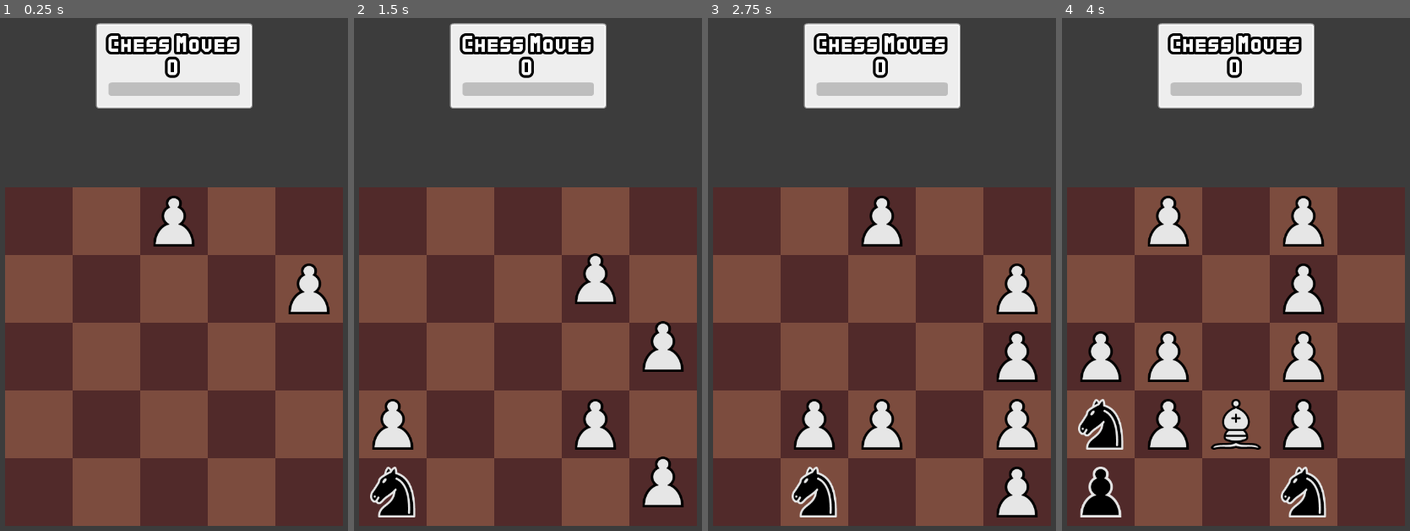
Above: before the commit, frames 1-4 (left to right).
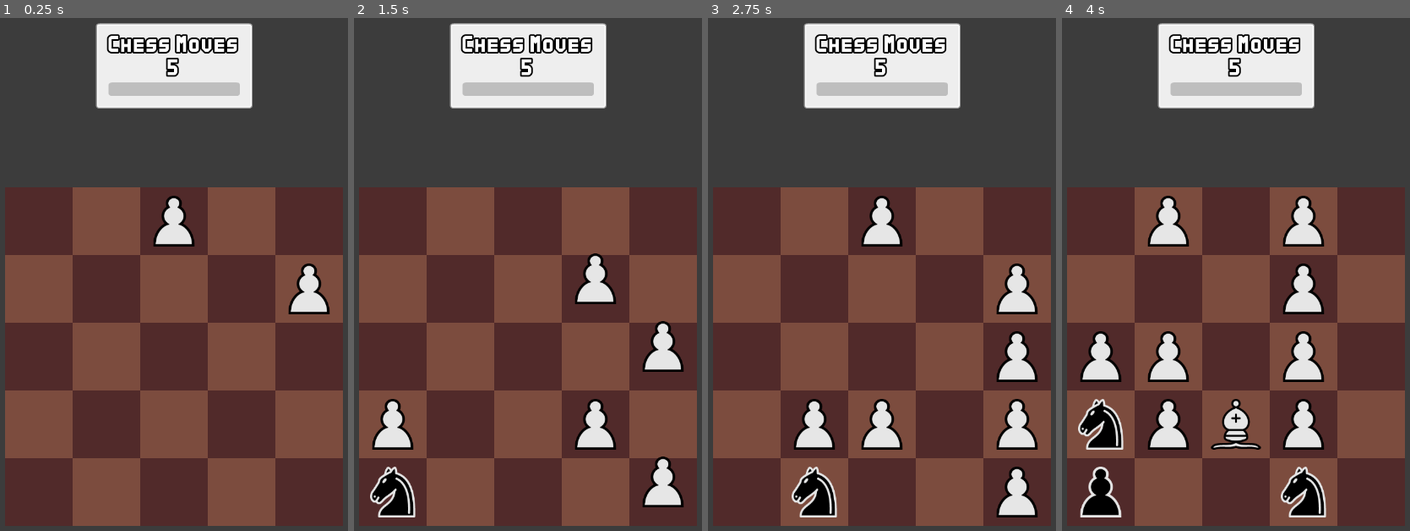
Above: after the commit, the same moments.

Repository: abaker-skudlarek/ChessTiles
Game: Godot game, scene res://Scenes/main.tscn
Two runs of this game, one before a commit and one after it. Both use one fixed random seed, a clock stepped at 60 frames per second and the inputs below. The engine's default icon, where the game draws it, is replaced by a stand-in: a white triangle on a blue panel in a dark square.
Inputs (mouse positions are in pixels of both pictures, inside the frame that each line leads up to):
- Up to frame 1 (0.25 s): no input
- Up to frame 2 (1.5 s): tap Enter at 0.5 s; move the mouse to (611, 320) at 0.52 s; hold Right (slide_move_right) 0.53-1.28 s; click (611, 320) at 0.67 s; tap Space at 1.25 s; move the mouse to (392, 489) at 1.27 s; hold Down (slide_move_down) from 1.28 s (still down); click (392, 489) at 1.42 s
- Up to frame 3 (2.75 s): tap Enter at 2 s; move the mouse to (920, 207) at 2.02 s; release Down (slide_move_down) at 2.03 s; hold Right (slide_move_right) from 2.03 s (still down)
- Up to frame 4 (4 s): tap Space at 2.75 s; move the mouse to (1218, 489) at 2.77 s; release Right (slide_move_right) at 2.78 s; hold Up (slide_move_up) 2.78-3.53 s; click (1218, 489) at 2.92 s; tap Enter at 3.5 s; move the mouse to (1350, 459) at 3.52 s; hold Left (slide_move_left) from 3.53 s (still down)

The runs differ from the first frame. In frame 1, 0.4% of the frame differs, in the area x 30-69%, y 2-12%; in frame 2, 0.4%; in frame 3, 0.4%; in frame 4, 0.4%.

Commit message:
finished animating final scoring $11w

Diff:
--- /dev/null
+++ b/Scenes/UI/end_game_scorer_ui.tscn
@@ -0,0 +1,79 @@
+[gd_scene load_steps=2 format=3 uid="uid://de32mbaaspe1p"]
+
+[ext_resource type="Script" path="res://Scripts/UI/end_game_scorer_ui.gd" id="1_ww5ie"]
+
+[node name="EndGameScorerUI" type="PanelContainer"]
+offset_right = 232.0
+offset_bottom = 171.0
+script = ExtResource("1_ww5ie")
+
+[node name="VBoxContainer" type="VBoxContainer" parent="."]
+layout_mode = 2
+
+[node name="ScoreLabel" type="Label" parent="VBoxContainer"]
+layout_mode = 2
+text = "Score
+"
+horizontal_alignment = 1
+
+[node name="Spacer1" type="Control" parent="VBoxContainer"]
+layout_mode = 2
+size_flags_vertical = 3
+
+[node name="HBoxContainer" type="HBoxContainer" parent="VBoxContainer"]
+layout_mode = 2
+
+[node name="Spacer2" type="Control" parent="VBoxContainer/HBoxContainer"]
+layout_mode = 2
+size_flags_horizontal = 3
+size_flags_vertical = 3
+
+[node name="TotalScoreSignLabel" type="Label" parent="VBoxContainer/HBoxContainer"]
+layout_mode = 2
+theme_override_font_sizes/font_size = 40
+horizontal_alignment = 1
+vertical_alignment = 1
+
+[node name="Spacer6" type="Control" parent="VBoxContainer/HBoxContainer"]
+layout_mode = 2
+size_flags_horizontal = 3
+size_flags_vertical = 3
+size_flags_stretch_ratio = 0.0
+
+[node name="TotalScoreLabel" type="Label" parent="VBoxContainer/HBoxContainer"]
+layout_mode = 2
+theme_override_font_sizes/font_size = 40
+text = "0
+"
+horizontal_alignment = 1
+vertical_alignment = 1
+
+[node name="Spacer3" type="Control" parent="VBoxContainer/HBoxContainer"]
+layout_mode = 2
+size_flags_horizontal = 3
+size_flags_vertical = 3
+
+[node name="DeltaSignLabel" type="Label" parent="VBoxContainer/HBoxContainer"]
+layout_mode = 2
+theme_override_font_sizes/font_size = 40
+text = "+"
+horizontal_alignment = 1
+vertical_alignment = 1
+
+[node name="Spacer4" type="Control" parent="VBoxContainer/HBoxContainer"]
+layout_mode = 2
+size_flags_horizontal = 3
+size_flags_vertical = 3
+size_flags_stretch_ratio = 0.0
+
+[node name="DeltaScoreLabel" type="Label" parent="VBoxContainer/HBoxContainer"]
+layout_mode = 2
+theme_override_font_sizes/font_size = 40
+text = "0"
+horizontal_alignment = 1
+vertical_alignment = 1
+
+[node name="Spacer5" type="Control" parent="VBoxContainer/HBoxContainer"]
+layout_mode = 2
+size_flags_horizontal = 3
+size_flags_vertical = 3
--- a/Scenes/main.tscn
+++ b/Scenes/main.tscn
@@ -1,10 +1,25 @@
-[gd_scene load_steps=3 format=3 uid="uid://d6cphvklilml"]
+[gd_scene load_steps=4 format=3 uid="uid://d6cphvklilml"]
 
 [ext_resource type="PackedScene" uid="uid://mj0ipvmp8igw" path="res://Scenes/UI/hud.tscn" id="1_nm1hi"]
 [ext_resource type="PackedScene" uid="uid://6w14jlhqkap5" path="res://Scenes/Board/board.tscn" id="2_bpxrd"]
+[ext_resource type="PackedScene" uid="uid://de32mbaaspe1p" path="res://Scenes/UI/end_game_scorer_ui.tscn" id="3_xyjwr"]
 
 [node name="Main" type="Node"]
 
 [node name="HUD" parent="." instance=ExtResource("1_nm1hi")]
 
+[node name="EndGameScorerUI" parent="." instance=ExtResource("3_xyjwr")]
+visible = false
+anchors_preset = 8
+anchor_left = 0.5
+anchor_top = 0.5
+anchor_right = 0.5
+anchor_bottom = 0.5
+offset_left = -150.0
+offset_top = 145.0
+offset_right = 150.0
+offset_bottom = 316.0
+grow_horizontal = 2
+grow_vertical = 2
+
 [node name="Board" parent="." instance=ExtResource("2_bpxrd")]
--- a/Scripts/Managers/end_game_scorer.gd
+++ b/Scripts/Managers/end_game_scorer.gd
@@ -31,24 +31,20 @@
 # ------------------------------------------------------------------------------------------------ #
 
 func _score_game(signal_arguments: Dictionary) -> void:
-	print("scoring game")
-
 	var _final_board: Array = signal_arguments.final_board
 
+	# Score each piece on the board
 	for i in _final_board.size():
 		for j: int in _final_board[i].size():
+
+			await get_tree().create_timer(0.2).timeout
+
 			var piece: Node = _final_board[j][i]
+			_total_score += _piece_values[piece.piece_name]
 
-			_total_score += _piece_values[piece.piece_name]
-			print("-------------------")
-			print("piece_name: ", piece.piece_name)
-			print("piece_score: ", _piece_values[piece.piece_name])
-			print("_total_score: ", _total_score)
+			SignalBus.emit_signal("piece_scored", _piece_values[piece.piece_name])
 
-			# Animate the piece that we are scoring
 			await _tween_scoring_piece(piece)
-
-	print("_total score: ", _total_score)
 
 	SignalBus.emit_signal("end_game_score_calculated", _total_score)
 
@@ -57,24 +53,28 @@
 # ------------------------------------------------------------------------------------------------ #
 
 func _tween_scoring_piece(piece: Node) -> void:
-	# TODO: This is probably not the way to do this, but it works. Basically, just setting the Z index super
-	# 		high for the piece that we are going to tween, so that it's guaranteed to be in front of the
-	# 		other pieces. Again, probably a much better way to do this, but it works.
+	# This is probably not the way to do this, but it works. Basically, just setting the Z index super
+	# high for the piece that we are going to tween, so that it's guaranteed to be in front of the
+	# other pieces. Again, probably a much better way to do this, but it works.
 	var original_z_index: int = piece.z_index
 	piece.z_index = 100
 
 	var tween := create_tween()
-	tween.tween_property(piece, "position:y", -100, .15).set_trans(Tween.TRANS_CUBIC).as_relative()
-	tween.tween_property(piece, "position:y", 100, .15).set_trans(Tween.TRANS_CUBIC).as_relative()
+	tween.tween_property(piece, "position:y", -50, 0.2).set_trans(Tween.TRANS_QUAD).as_relative()
+	tween.tween_property(piece, "position:y", 50, 0.2).set_trans(Tween.TRANS_QUAD).as_relative()
 	await tween.finished
 
-	# TODO: Again, probably not the best way to do this. But we want to set the z_index back to it's
-	# 		original value
+	# Again, probably not the best way to do this. But we want to set the z_index back to it's
+	# original value
 	piece.z_index = original_z_index
 
 # ------------------------------------------------------------------------------------------------ #
 
 func _on_state_changed_scoring(signal_arguments: Dictionary) -> void:
+	# This wait should be about the amount of time it takes for "_initiate_ui()" in "end_game_scorer_ui.gd"
+	# to finish. That way we fully slide the scoring panel out before we start scoring.
+	# TODO: This is a really terrible way to do this and we should definitely make it better!
+	await get_tree().create_timer(1).timeout
 	_score_game(signal_arguments)
 
 # ------------------------------------------------------------------------------------------------ #
--- a/Scripts/Managers/game_manager.gd
+++ b/Scripts/Managers/game_manager.gd
@@ -28,7 +28,7 @@
 	ERROR,			  # Default state
 }
 
-const INITIAL_CHESS_MOVES: int = 0 # 5
+const INITIAL_CHESS_MOVES: int = 5
 # NOTE: I'm putting this here in the game manager because multiple scripts need to use these states
 const PLAYER_FAMILY: String = "player"
 const ENEMY_FAMILY: String = "enemy"
@@ -69,7 +69,7 @@
 # ------------------------------------------------------------------------------------------------ #
 
 func _on_chess_move_gained(num_moves_gained: int) -> void:
-	#_chess_moves_remaining += num_moves_gained
+	_chess_moves_remaining += num_moves_gained
 	SignalBus.emit_signal("chess_moves_remaining_updated", _chess_moves_remaining)
 
 # ------------------------------------------------------------------------------------------------ #
--- a/Scripts/Managers/signal_bus.gd
+++ b/Scripts/Managers/signal_bus.gd
@@ -9,6 +9,7 @@
 signal state_changed_chess_move
 signal state_changed_merging
 signal state_changed_scoring(signal_arguments: Dictionary)
+signal state_changed_initiate_scoring(signal_arguments: Dictionary)
 signal state_changed_game_over
 signal chess_moves_remaining_updated(num_moves: int)
 
@@ -50,3 +51,4 @@
 # -- End Game Scorer Signals -- #
 # ------------------------------------------------------------------------------------------------ #
 signal end_game_score_calculated(end_game_score: int)
+signal piece_scored(piece_value: int)
--- /dev/null
+++ b/Scripts/UI/end_game_scorer_ui.gd
@@ -0,0 +1,73 @@
+extends PanelContainer
+
+const RED: Color = Color(1, 0.306, 0.376)
+const GREEN: Color = Color(0.301, 0.683, 0.449)
+
+var _total_score: int = 0
+
+@onready var _total_score_label: Label = $VBoxContainer/HBoxContainer/TotalScoreLabel
+@onready var _total_score_sign_label: Label = $VBoxContainer/HBoxContainer/TotalScoreSignLabel
+@onready var _delta_sign_label: Label = $VBoxContainer/HBoxContainer/DeltaSignLabel
+@onready var _delta_score_label: Label = $VBoxContainer/HBoxContainer/DeltaScoreLabel
+
+# TODO: To make a + or - number move from the piece that's being scored to the score panel,
+# 		and make it curve on it's way there, we can use a Bezier curve
+#		https://docs.godotengine.org/en/stable/tutorials/math/beziers_and_curves.html#quadratic-bezier
+
+# ------------------------------------------------------------------------------------------------ #
+# -- Private Functions -- #
+# ------------------------------------------------------------------------------------------------ #
+
+func _ready() -> void:
+	visible = false
+	SignalBus.connect("state_changed_scoring", _on_state_changed_scoring)
+	SignalBus.connect("piece_scored", _on_piece_scored)
+
+# ------------------------------------------------------------------------------------------------ #
+
+func _initiate_ui() -> void:
+	visible = true
+	await get_tree().create_timer(0.75).timeout
+	var tween := create_tween()
+	tween.tween_property(self, "position:y", 200, 0.2).set_trans(Tween.TRANS_QUAD).as_relative()
+	await tween.finished
+	await get_tree().create_timer(0.75).timeout
+
+# ------------------------------------------------------------------------------------------------ #
+
+func _score_piece(piece_value: int) -> void:
+	_total_score += piece_value
+
+	# Update the sign based on the value of the piece
+	if piece_value < 0:
+		_delta_sign_label.text = "-"
+		_delta_sign_label.modulate = RED
+		_delta_score_label.modulate = RED
+	else:
+		_delta_sign_label.text = "+"
+		_delta_sign_label.modulate = GREEN
+		_delta_score_label.modulate = GREEN
+
+	# Update the delta score label
+	_delta_score_label.text = str(abs(piece_value))
+
+	# Add a "-" sign next to the total score if the score is negative
+	if _total_score < 0:
+		_total_score_sign_label.text = "-"
+	else:
+		_total_score_sign_label.text = ""
+
+	# Update the total score label
+	_total_score_label.text = str(abs(_total_score))
+
+# ------------------------------------------------------------------------------------------------ #
+
+func _on_state_changed_scoring(_signal_arguments: Dictionary) -> void:
+	_initiate_ui()
+
+# ------------------------------------------------------------------------------------------------ #
+
+func _on_piece_scored(piece_value: int) -> void:
+	_score_piece(piece_value)
+
+# ------------------------------------------------------------------------------------------------ #
--- a/Scripts/UI/game_over_ui.gd
+++ b/Scripts/UI/game_over_ui.gd
@@ -11,9 +11,7 @@
 # ------------------------------------------------------------------------------------------------ #
 
 func _on_state_changed_game_over() -> void:
-	pass
-	#visible = true
-	#print("Enabled game over UI!")
+	visible = true
 
 # ------------------------------------------------------------------------------------------------ #
 
--- a/Scripts/temp.gd
+++ b/Scripts/temp.gd
@@ -1,9 +1,10 @@
 extends Node
 
 func _init() -> void:
-	wait()
+	var a: int = 10
+	print(a)
 
-func wait() -> void:
-	print("waiting")
-	await get_tree().create_timer(10.0).timeout
-	print("done waiting")
+	if a < 0:
+		print("negative")
+	else:
+		print("positive")
--- a/Themes/ui_theme.tres
+++ b/Themes/ui_theme.tres
@@ -32,7 +32,7 @@
 
 [resource]
 Button/colors/font_outline_color = Color(0, 0, 0, 1)
-Button/constants/outline_size = 20
+Button/constants/outline_size = 12
 Button/font_sizes/font_size = 24
 Button/fonts/font = ExtResource("1_xltjr")
 Button/styles/hover = SubResource("StyleBoxTexture_3t3k2")
@@ -40,7 +40,7 @@
 Button/styles/pressed = SubResource("StyleBoxTexture_3qxyo")
 Label/colors/font_outline_color = Color(0, 0, 0, 1)
 Label/constants/line_spacing = 3
-Label/constants/outline_size = 20
+Label/constants/outline_size = 12
 Label/font_sizes/font_size = 24
 Label/fonts/font = ExtResource("1_xltjr")
 PanelContainer/styles/panel = SubResource("StyleBoxTexture_2lga4")
